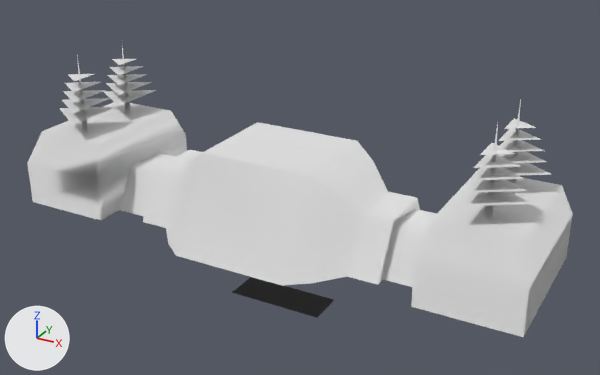
What one commit did to the glTF model game/assets/objects/powergenerator.glb.
One viewpoint serves both versions: a 50 mm lens placed at (27.7, -45.0, 23.3), pointed at (5.1, -3.9, 2.7). The lights are fixed; the arrows at lower left show +X, +Y and +Z. The first picture is the older version. Where no turn or scale is listed for an object, it has been applied to the vertices. Vertices at exactly the same position are counted once.

The first picture shows 'Coil', 'LOS_PwerSpike', 'PowerGenerator'.
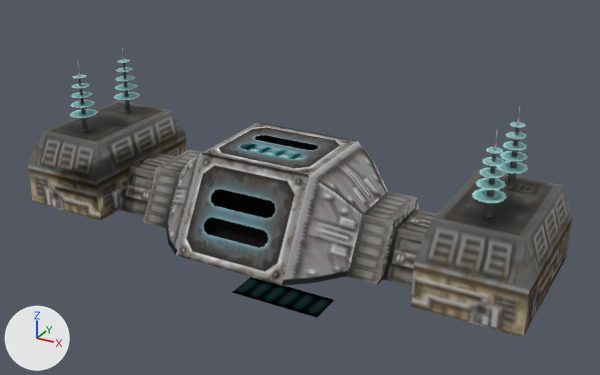
Diff of the bpy script that builds the scene:
```diff
--- a/game/assets/objects/powergenerator.glb.py
+++ b/game/assets/objects/powergenerator.glb.py
@@ img_image_1 @@
+img_image_1 = load_image('Image_1', '_unpacked/Image_1', 128, 128, 'sRGB')
@@ img_image_2 @@
+img_image_2 = load_image('Image_2', '_unpacked/Image_2', 128, 128, 'sRGB')
@@ img_image_0 @@
+img_image_0 = load_image('Image_0', '_unpacked/Image_0', 128, 128, 'sRGB')
@@ mat_mech_002 @@
+mat_mech_002 = bpy.data.materials.new('mech.002')
+# uses the picture img_image_1
@@ mat_mech_001 @@
+mat_mech_001 = bpy.data.materials.new('mech.001')
+# uses the picture img_image_2
@@ mat_mech @@
+mat_mech = bpy.data.materials.new('mech')
+# uses the picture img_image_0
@@ me_powergenerator @@
 me_powergenerator.from_pydata(...)  # 90 vertices, 130 faces; spans x -12.4..20.7, y -10.6..1.9, z -0.1..5.4
 # used by ob_powergenerator; location = (0.0, -0.08, 0.0)
+# me_powergenerator part 1
+# 6 faces are deleted
+# 6 new faces join them, mat_mech_001
+# me_powergenerator part 2: 38 faces spanning x -12.4..20.7, y -9.2..0.3, z 0.0..4.8 switch from no material to mat_mech
+# me_powergenerator part 3: 87 faces spanning x -6.5..14.8, y -10.6..1.9, z -0.1..5.4 switch from no material to mat_mech_001
@@ me_coil @@
 me_coil.from_pydata(...)  # 8 vertices, 4 faces; spans x -3.16..3.16, y -1.21..1.21, z -4.99..4.99
+me_coil.materials.append(mat_mech_001)
@@ me_los_pwerspike @@
 me_los_pwerspike.from_pydata(...)  # 80 vertices, 36 faces; spans x -29.1..2.1, y -6.4..2.1, z -2.4..2.8
+me_los_pwerspike.materials.append(mat_mech_002)
```

Boxes (x1, y1, x2, y2) around the edits, measured in the pictures (600 x 375 px; the box of a moved part takes in the faces that stretch with it):
'LOS_PwerSpike', recoloured: (70, 46, 528, 218) in both
'Coil', recoloured (darker): (232, 277, 334, 318) in both
part 1 of me_powergenerator, moved or reshaped: (168, 153, 282, 286) in both
part 2 of me_powergenerator, recoloured (white to grey): (27, 102, 573, 337) in both
part 3 of me_powergenerator, recoloured (white to grey): (119, 122, 437, 287) in both
